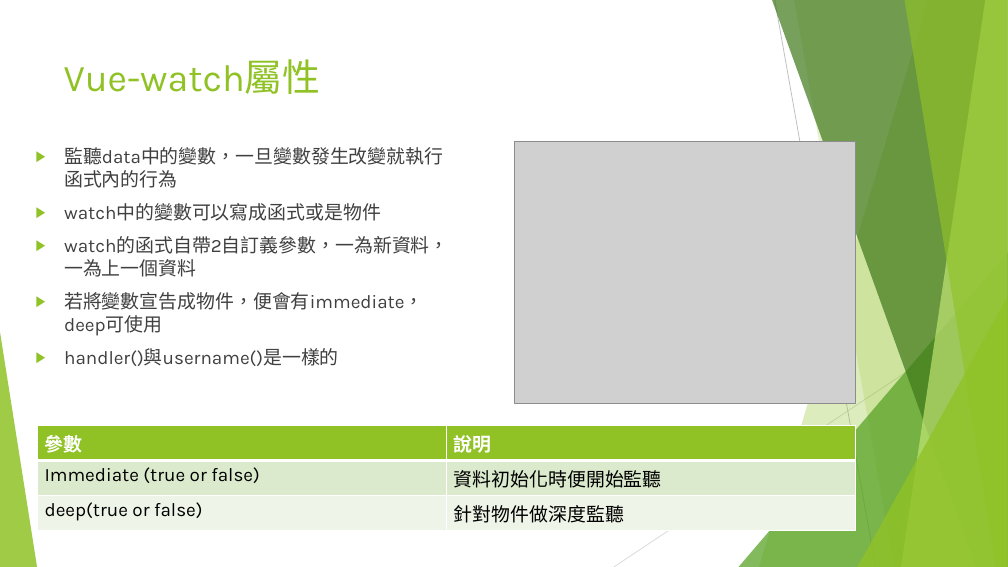
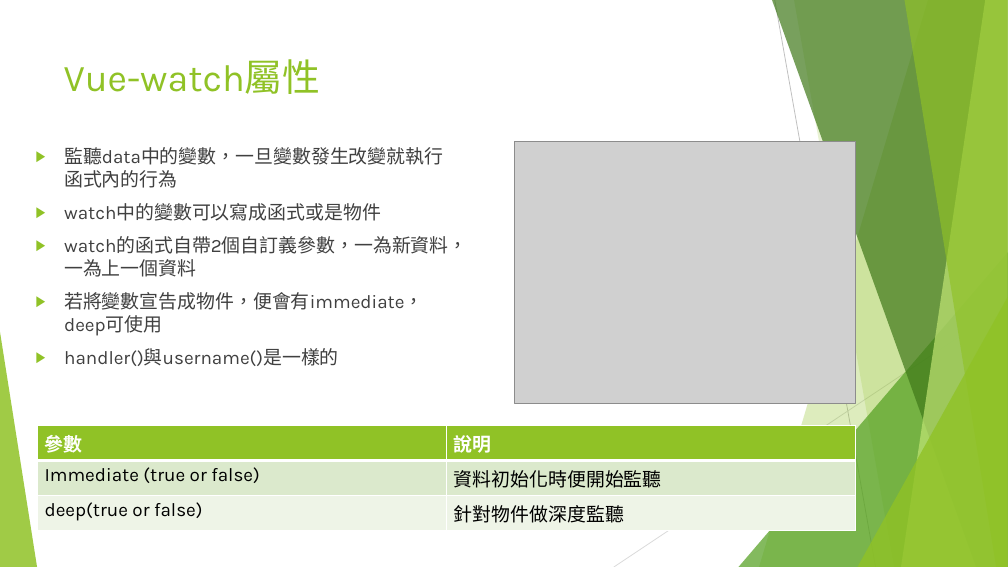
Before and after one commit to JSENESoftware/Education, a slide deck: slide 9 of Vue教育訓練.pptx. Drawn at 1008x567 pixels with LibreOffice and Linux fonts; fonts in the diff are those of the drawing; grey boxes stand for pictures. Boxes give left, top, right and bottom in pixels: in the first picture for what was removed or moved away, otherwise in the second. Text is boxed around its words. In the diff, an @@ line names an element or a change of style, - is before the commit and + after.

```diff
--- a/Vue教育訓練.pptx
+++ b/Vue教育訓練.pptx
@@ text at [64,236,468,277]: text changed @@
-▶ watch的函式自帶2自訂義參數，一為新資料，一為上一個資料
+▶ watch的函式自帶2個自訂義參數，一為新資料，一為上一個資料
```
Also in this commit, not shown: 1 other slide changed.
